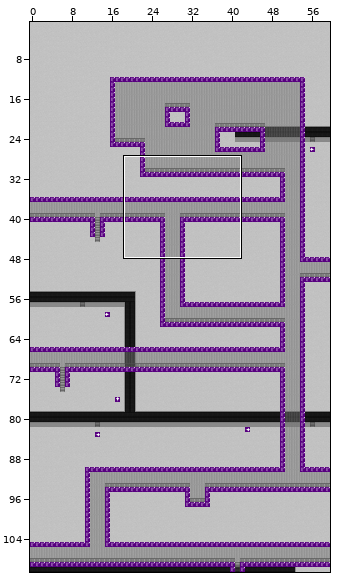
Two states of a Tiled map (JSON), main/resources/worlds/FactoryFloorCat.json. The first picture is a wide view before the edit; the outline marks the close-up.
Close-up. Earlier state:
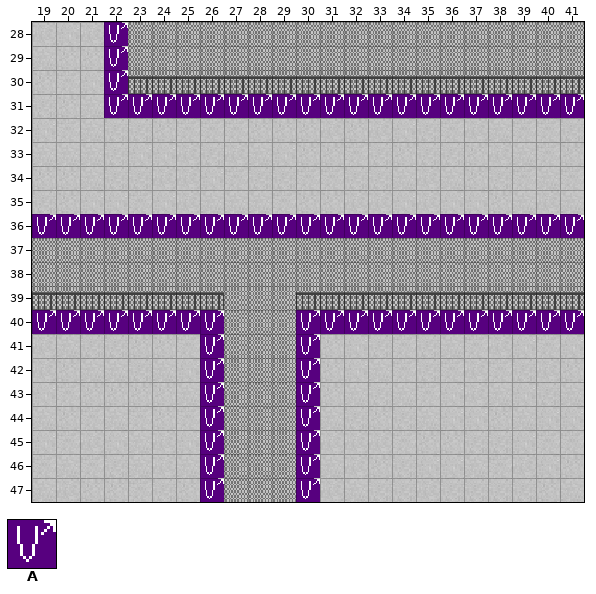
Cells are 16x16 px. Shown: x 19..41, y 28..47. The commit also changed other parts of the map, which this record leaves out.
Key: from "Cat": A 24.
_ is an empty cell.
Layers that did not change in this view are not listed.
Layer "Intheway" before, first column x 19:
28 ___A___________________
29 ___A___________________
30 ___A___________________
31 ___AAAAAAAAAAAAAAAAAAAA
32 _______________________
33 _______________________
34 _______________________
35 _______________________
36 AAAAAAAAAAAAAAAAAAAAAAA
37 _______________________
38 _______________________
39 _______________________
40 AAAAAAAA___AAAAAAAAAAAA
41 _______A___A___________
42 _______A___A___________
43 _______A___A___________
44 _______A___A___________
45 _______A___A___________
46 _______A___A___________
47 _______A___A___________
After the commit:
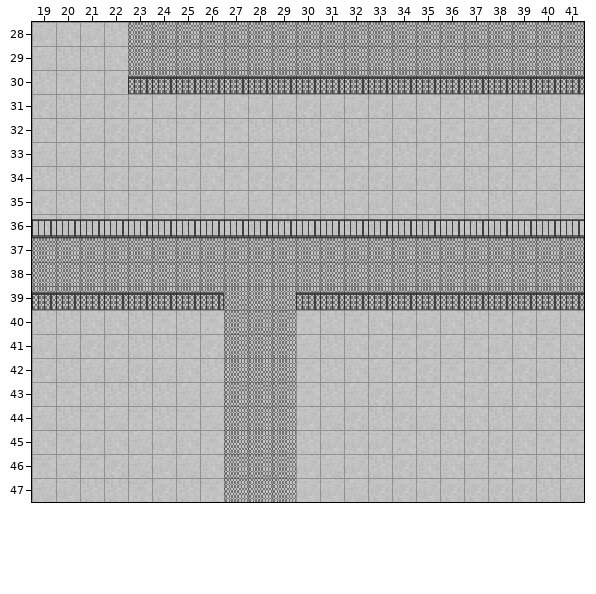
What changed:
Changed rows in their new state; . is an unchanged cell.
Layer "Intheway" (now hidden):
first column x 22:
28 _...................
29 _...................
30 _...................
31 ____________________
first column x 19:
36 _______________________
first column x 19:
40 ________...____________
41 ......._..._...........
42 ......._..._...........
43 ......._..._...........
44 ......._..._...........
45 ......._..._...........
46 ......._..._...........
47 ......._..._...........
